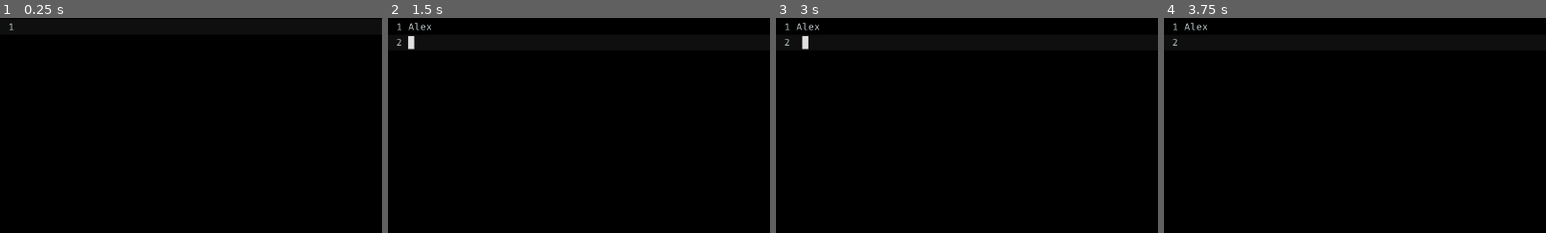
Above: before the commit, frames 1-4 (left to right).
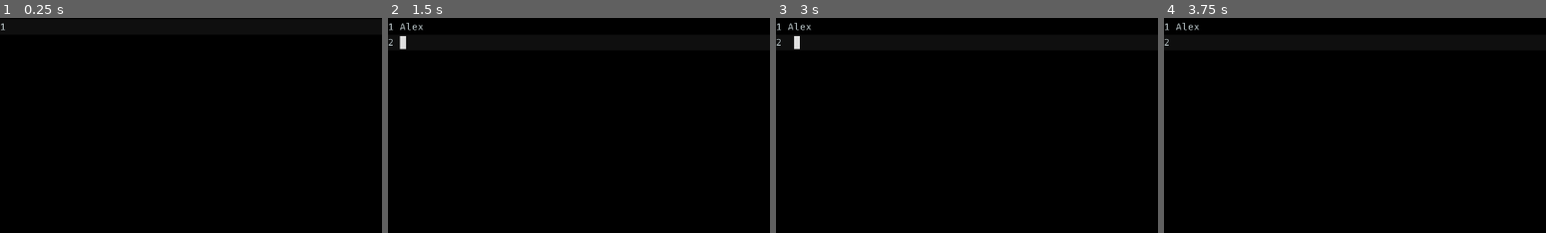
Above: after the commit, the same moments.

Repository: DeybisMelendez/ScriptEditor
Game: Godot game, scene res://Body.tscn
Same seed, same stepped clock (60 frames per second), same inputs: the game is played once before the commit and once after it. This scene is started directly instead of the project's main scene.
Inputs (mouse positions are % of the whole screen's width and height, from its top left):
- Up to frame 1 (0.25 s): no input
- Up to frame 2 (1.5 s): click (50, 48) at 0.52 s; type "Alex" at 0.6 s; tap Enter at 1.25 s
- Up to frame 3 (3 s): tap Space at 2.75 s
- Up to frame 4 (3.75 s): no input
The pictures show only the part of the screen within x 0-50%, y 0-50%; the shares and areas given below are measured in that part.

The runs differ from the first frame. In frame 1, less than 0.1% of the frame differs, in the area x 0-4%, y 2-6%; in frame 2, 0.4%, in the area x 0-12%, y 2-15%; in frame 3, 0.4%; in frame 4, 0.2%.
Error before the commit: Invalid get index 'current_tab' (on base: 'Viewport'). (res://Body.gd:75)
Error after the commit: Invalid get index 'current_tab' (on base: 'Viewport'). (res://Body.gd:77)

Commit message:
v0.1.0-alpha2

Diff:
--- a/Body.gd
+++ b/Body.gd
@@ -27,7 +27,7 @@
 					Dialog.popup_centered_minsize()
 				else:
 					save_file()
-			elif event.is_action_pressed("close_file"):
+			elif event.is_action_released("close_file"):
 				if txt_changed:
 					Confirm.popup_centered_minsize()
 				else:
@@ -41,12 +41,16 @@
 	Editor.get_font("font").size += value
 
 func _ready():
+	connect("focus_entered", self, "body_focus_entered")
 	Editor.connect("focus_entered", self, "focus_entered")
 	Editor.connect("focus_exited", self, "focus_exited")
 	Editor.connect("text_changed", self, "text_changed")
 	Editor.connect("cursor_changed", self, "cursor_changed")
 	Confirm.connect("confirmed", self, "confirmed")
-	load_file()
+	#load_file()
+
+func body_focus_entered():
+	focus_editor()
 
 func focus_editor():
 	Editor.grab_focus()
@@ -59,8 +63,6 @@
 	is_focused = false
 
 func confirmed():
-	if TabCont.current_tab > 0:
-		TabCont.current_tab = TabCont.current_tab-1
 	queue_free()
 
 func cursor_changed():
--- a/Main.gd
+++ b/Main.gd
@@ -30,8 +30,9 @@
 	else:
 		new_body.current_file = "untitled"
 	TabCont.add_child(new_body)
-	TabCont.set_tab_title(TabCont.get_tab_count()-1, current_file)
 	TabCont.current_tab = TabCont.get_tab_count()-1
+	TabCont.get_current_tab_control().load_file()
+	#TabCont.set_tab_title(TabCont.current_tab, current_file)
 	set_focus_on_TextEditor()
 
 func set_focus_on_TextEditor():
--- a/Main.tscn
+++ b/Main.tscn
@@ -15,7 +15,6 @@
 anchor_bottom = 1.0
 
 [node name="FileDialog" type="FileDialog" parent="."]
-visible = true
 anchor_right = 1.0
 anchor_bottom = 1.0
 size_flags_horizontal = 3
@@ -25,8 +24,8 @@
 resizable = true
 mode = 1
 access = 2
-current_dir = "/home/damv/Documentos/LuaEditor"
-current_path = "/home/damv/Documentos/LuaEditor/"
+current_dir = "/home/deybis/repos/ScriptEditor"
+current_path = "/home/deybis/repos/ScriptEditor/"
 
 [node name="ConfirmDialog" type="ConfirmationDialog" parent="."]
 margin_right = 464.0
--- a/Main2.gd
+++ /dev/null
@@ -1,75 +0,0 @@
-extends Control
-export (PackedScene) var Body
-onready var Dialog = $FileDialog
-onready var TabCont = $TabContainer
-onready var Workspace = $HBoxContainer/VBoxContainer/Tree
-onready var Command = $Command
-var workspace = ""
-
-func _ready():
-	Dialog.connect("dir_selected", self, "workspace_selected")
-	Command.get_node("LineEdit").connect("text_entered", self, "command_requested")
-
-func command_requested(command):
-	Command.hide()
-	if command != "":
-		var parts = command.split(" ", false)
-		match parts[0]:
-			"open":
-				open_file(parts[1])
-	Command.get_node("LineEdit").text = ""
-
-func open_file(path):
-	var f = path.split("/", false)
-	for tab in TabCont.get_tab_count():
-		var Tab =TabCont.get_tab_control(tab)
-		if Tab.current_file:
-			if Tab.current_file == f[f.size()-1]:
-				TabCont.current_tab = tab
-				return
-	var new_body = Body.instance()
-	print(workspace +  "/" + path)
-	new_body.path = workspace + "/" + path
-	TabCont.add_child(new_body)
-	TabCont.set_tab_title(TabCont.get_tab_count()-1, f[f.size()-1])
-	set_focus_on_TextEditor()
-
-
-func set_focus_on_TextEditor():
-	TabCont.get_current_tab_control().get_node("VBoxContainer/TextEdit").grab_focus()
-
-func add_size_font_to_TextEditor(value):
-	TabCont.get_current_tab_control().get_node("TextEdit").get_font("font").size += value
-
-func workspace_selected(path):
-	workspace = path
-	OS.set_window_title("Script - Workspace: " + workspace)
-
-func _input(event):
-	if event is InputEventKey:
-		if event.is_action_pressed("workspace"):
-			Dialog.popup_centered_minsize()
-		elif event.is_action_pressed("command"):
-			Command.popup_centered_minsize()
-		elif event.is_action_pressed("next_tab"):
-			var total_tabs = TabCont.get_tab_count()
-			if total_tabs > 1:
-				var next_tab = TabCont.current_tab + 1
-				if next_tab >= total_tabs:
-					TabCont.current_tab = 0
-				else:
-					TabCont.current_tab = next_tab
-			set_focus_on_TextEditor()
-		elif event.is_action_pressed("back_tab"):
-			var total_tabs = TabCont.get_tab_count()
-			if total_tabs > 1:
-				var back_tab = TabCont.current_tab - 1
-				if back_tab < 0:
-					TabCont.current_tab = total_tabs - 1
-				else:
-					TabCont.current_tab = back_tab
-			set_focus_on_TextEditor()
-		elif event.is_action_pressed("resize_up"):
-			add_size_font_to_TextEditor(1)
-		elif event.is_action_pressed("resize_down"):
-			add_size_font_to_TextEditor(-1)
--- a/Main2.tscn
+++ /dev/null
@@ -1,80 +0,0 @@
-[gd_scene load_steps=4 format=2]
-
-[ext_resource path="res://theme.tres" type="Theme" id=1]
-[ext_resource path="res://Main2.gd" type="Script" id=2]
-[ext_resource path="res://Body.tscn" type="PackedScene" id=3]
-
-[node name="Main" type="Control"]
-anchor_right = 1.0
-anchor_bottom = 1.0
-theme = ExtResource( 1 )
-script = ExtResource( 2 )
-Body = ExtResource( 3 )
-
-[node name="TabContainer" type="TabContainer" parent="."]
-anchor_right = 1.0
-anchor_bottom = 1.0
-drag_to_rearrange_enabled = true
-
-[node name="HBoxContainer" type="HSplitContainer" parent="."]
-editor/display_folded = true
-visible = false
-anchor_right = 1.0
-anchor_bottom = 1.0
-
-[node name="VBoxContainer" type="VBoxContainer" parent="HBoxContainer"]
-margin_right = 1280.0
-margin_bottom = 720.0
-rect_min_size = Vector2( 100, 0 )
-
-[node name="HBoxContainer" type="HBoxContainer" parent="HBoxContainer/VBoxContainer"]
-visible = false
-margin_right = 155.0
-margin_bottom = 20.0
-alignment = 1
-
-[node name="NewFile" type="Button" parent="HBoxContainer/VBoxContainer/HBoxContainer"]
-margin_right = 67.0
-margin_bottom = 20.0
-text = "New File"
-
-[node name="NewFolder" type="Button" parent="HBoxContainer/VBoxContainer/HBoxContainer"]
-margin_left = 71.0
-margin_right = 155.0
-margin_bottom = 20.0
-text = "New Folder"
-
-[node name="Tree" type="Tree" parent="HBoxContainer/VBoxContainer"]
-margin_right = 1280.0
-margin_bottom = 720.0
-size_flags_horizontal = 3
-size_flags_vertical = 3
-
-[node name="FileDialog" type="FileDialog" parent="."]
-anchor_right = 1.0
-anchor_bottom = 1.0
-window_title = "Abrir un directorio"
-resizable = true
-mode = 2
-access = 2
-show_hidden_files = true
-current_dir = "/home/damv/Documentos/repos/ScriptEditor"
-current_path = "/home/damv/Documentos/repos/ScriptEditor/"
-
-[node name="Command" type="Popup" parent="."]
-visible = true
-anchor_left = 0.5
-anchor_top = 0.5
-anchor_right = 0.5
-anchor_bottom = 0.5
-margin_left = -20.0
-margin_top = -20.0
-margin_right = 20.0
-margin_bottom = 20.0
-popup_exclusive = true
-
-[node name="LineEdit" type="LineEdit" parent="Command"]
-margin_left = -300.0
-margin_right = 300.0
-margin_bottom = 29.0
-rect_min_size = Vector2( 600, 0 )
--- a/TextEdit.gd
+++ b/TextEdit.gd
@@ -8,7 +8,10 @@
 var last_char = ""
 func _ready():
 	connect("text_changed", self, "text_changed")
-#	theme.set_color("number_color", "TextEdit", "a1ffe1")
+	connect("request_completion", self, "test")
+
+func test():
+	print("completion")
 
 func text_changed():
 	brace_matching()
@@ -47,10 +50,6 @@
 func set_block_comment(formats):
 	add_color_region(formats[0], formats[1], Color("80c1cdd0"))
 
-#func set_strings(formats):
-#	for format in formats:
-#		add_color_region(format, format, Color.yellow)
-
 func set_string(formats):
 	add_color_region(formats[0], formats[1], Color("ffeca1"))
 
@@ -63,7 +62,6 @@
 	if event is InputEventKey:
 		if event.is_pressed():
 			last_char = OS.get_scancode_string(event.get_scancode())
-			print(last_char)
 
 func brace_matching():
 	var matched = true
@@ -72,6 +70,12 @@
 			insert_text_at_cursor("\"")
 		"Apostrophe":
 			insert_text_at_cursor("\'")
+		"ParenLeft":
+			insert_text_at_cursor(")")
+		"BraceLeft":
+			insert_text_at_cursor("}")
+		"BracketLeft":
+			insert_text_at_cursor("]")
 		_:
 			matched = false
 	if matched:
--- a/TextEdit.tscn
+++ b/TextEdit.tscn
@@ -13,18 +13,17 @@
 custom_fonts/font = ExtResource( 2 )
 custom_colors/member_variable_color = Color( 0.258824, 1, 0.760784, 1 )
 custom_colors/function_color = Color( 0.341176, 0.701961, 1, 1 )
+custom_colors/symbol_color = Color( 0.670588, 0.788235, 1, 1 )
 custom_colors/font_color = Color( 0.756863, 0.803922, 0.815686, 1 )
 custom_colors/line_number_color = Color( 0.756863, 0.803922, 0.815686, 1 )
 custom_colors/background_color = Color( 0, 0, 0, 1 )
+custom_colors/number_color = Color( 0.631373, 1, 0.882353, 1 )
+custom_colors/brace_mismatch_color = Color( 1, 0.470588, 0.419608, 1 )
 custom_colors/current_line_color = Color( 0.0588235, 0.0588235, 0.0588235, 1 )
 custom_colors/mark_color = Color( 1, 0.470588, 0.419608, 0.301961 )
-text = "fdsfdsfdfdsfdsfds
-function() hello.hola
-123456"
 highlight_current_line = true
 syntax_highlighting = true
 show_line_numbers = true
-breakpoint_gutter = true
 highlight_all_occurrences = true
 override_selected_font_color = true
 smooth_scrolling = true
--- a/test.tscn
+++ /dev/null
@@ -1,4 +0,0 @@
-[gd_scene format=2]
-
-[node name="Viewport" type="Viewport"]
-size = Vector2( 1000, 1000 )
